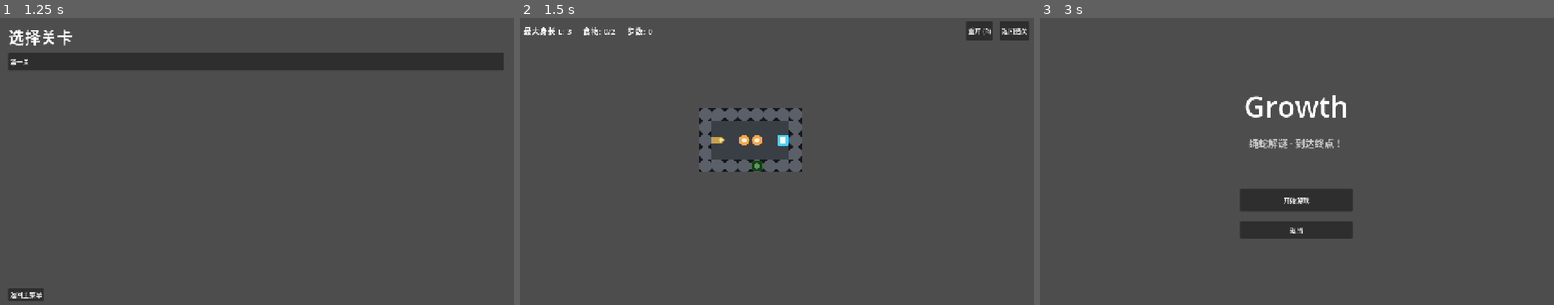
Above: before the commit, frames 1-3 (left to right).
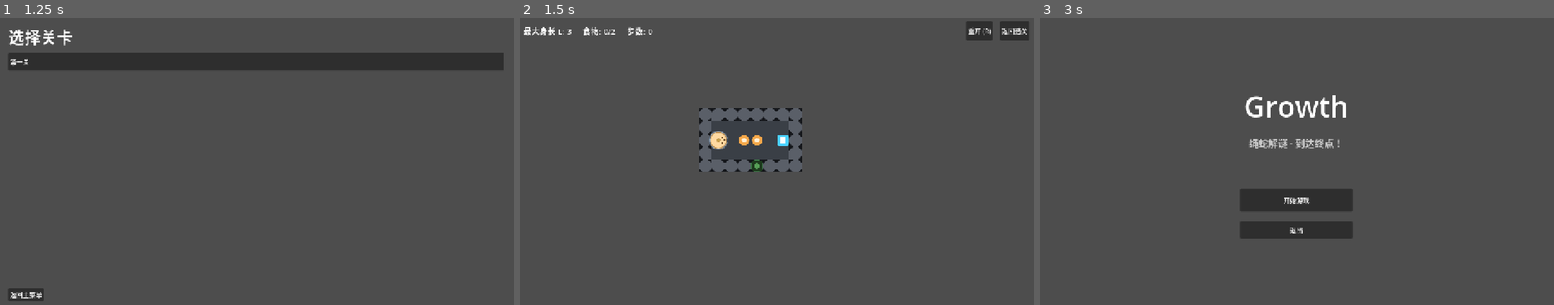
Above: after the commit, the same moments.

Repository: YICIYUAN-GAME-DEPARTMENT/Growth
Game: Godot game, scene res://Scenes/UI/MainMenu.tscn
The game is run twice, just before and just after one commit, with the same random seed, the same clock (stepped at 60 frames per second) and the same inputs.
Inputs:
- Up to frame 1 (1.25 s): click "开始游戏" at 0.5 s
- Up to frame 2 (1.5 s): click "第一关" at 1.25 s
- Up to frame 3 (3 s): click "返回选关" at 2 s; click "返回主菜单" at 2.75 s

Frame 1 is identical in both runs. In frame 2, 0.2% of the frame differs, in the area x 36-41%, y 39-46%; in frame 3, nothing differs.

Commit message:
feat(player visuals): 实现玩家视觉表现层改版
本次提交完成玩家视觉系统的全面改版，属于纯表现层修改，不影响玩法逻辑与数值判定：
1.  更新玩家头/尾Sprite贴图为大于单格的占位圆：头部为44×44人物圆、尾部为48×48机器圆，以纹理中心作为接口点对齐格中心
2.  扩展PlayerSnek瓦片图集，新增6~9号列的端点半截瓦，用于在头/尾格下实现管道平滑过渡
3.  修改玩家身体瓦片绘制逻辑，在头/尾格自动垫放对应方向的端点瓦，将管道连接到头/尾贴图下方
4.  调整PlayerFx节点层级，设置Head的z_index为1，实现起步/回到起点时头叠放在尾上的效果
5.  尾Sprite从开局即显示，不再仅在存在身段时隐藏
6.  更新全部相关文档、场景配置与工具脚本，同步修改开发规范与资产说明

Diff:
--- a/Art/Sprites/player_head.svg
+++ b/Art/Sprites/player_head.svg
@@ -1,5 +1,5 @@
-<svg width="32" height="32" xmlns="http://www.w3.org/2000/svg"><rect x="0" y="9" width="22" height="14" fill="#c8a24a"/>
-<polygon points="32,16 22,7 22,25" fill="#d9a441"/>
-<circle cx="24" cy="16" r="6.5" fill="#ffe08a"/>
-<circle cx="27" cy="12.5" r="1.6" fill="#6b4f1d"/>
-<circle cx="27" cy="19.5" r="1.6" fill="#6b4f1d"/></svg>
+<svg width="44" height="44" xmlns="http://www.w3.org/2000/svg"><circle cx="22" cy="22" r="20" fill="#ffd9a1" stroke="#b98a4a" stroke-width="2"/>
+<circle cx="22" cy="22" r="4.5" fill="#c8a24a" stroke="#b98a4a" stroke-width="1"/>
+<circle cx="32" cy="15" r="1.9" fill="#5a3a17"/>
+<circle cx="32" cy="29" r="1.9" fill="#5a3a17"/>
+<circle cx="37.6" cy="22" r="2.4" fill="#5a3a17"/></svg>
--- a/Art/Sprites/player_tail.svg
+++ b/Art/Sprites/player_tail.svg
@@ -1,3 +1,4 @@
-<svg width="32" height="32" xmlns="http://www.w3.org/2000/svg"><rect x="10" y="9" width="22" height="14" fill="#c8a24a"/>
-<polygon points="0,16 14,9 14,23" fill="#a3823f"/>
-<circle cx="15" cy="16" r="2" fill="#a3823f"/></svg>
+<svg width="48" height="48" xmlns="http://www.w3.org/2000/svg"><circle cx="24" cy="24" r="23" fill="#aab6c4" stroke="#5f6d7c" stroke-width="2"/>
+<circle cx="24" cy="24" r="13.8" stroke="#3f4a56" stroke-width="1.5"/>
+<circle cx="24" cy="24" r="5" fill="#c8a24a" stroke="#3f4a56" stroke-width="1"/>
+<rect x="42" y="20" width="6" height="8" fill="#3f4a56"/></svg>
--- a/Art/Tiles/PlayerSnek.tres
+++ b/Art/Tiles/PlayerSnek.tres
@@ -1,6 +1,6 @@
-[gd_resource type="TileSet" format=3]
+[gd_resource type="TileSet" format=3 uid="uid://p6tsn13h62ix"]
 
-[ext_resource type="Texture2D" path="res://Art/Tiles/player_snek.svg" id="1_4v8q2"]
+[ext_resource type="Texture2D" uid="uid://njllt5hqe5wx" path="res://Art/Tiles/player_snek.svg" id="1_4v8q2"]
 
 [sub_resource type="TileSetAtlasSource" id="TileSetAtlasSource_y4exn"]
 texture = ExtResource("1_4v8q2")
@@ -11,6 +11,10 @@
 3:0/0 = 0
 4:0/0 = 0
 5:0/0 = 0
+6:0/0 = 0
+7:0/0 = 0
+8:0/0 = 0
+9:0/0 = 0
 
 [resource]
 tile_size = Vector2i(32, 32)
--- a/Art/Tiles/player_snek.svg
+++ b/Art/Tiles/player_snek.svg
@@ -1,4 +1,4 @@
-<svg width="192" height="32" xmlns="http://www.w3.org/2000/svg"><rect x="0" y="9" width="16" height="14" fill="#c8a24a"/>
+<svg width="320" height="32" xmlns="http://www.w3.org/2000/svg"><rect x="0" y="9" width="16" height="14" fill="#c8a24a"/>
 <rect x="16" y="9" width="16" height="14" fill="#c8a24a"/>
 <rect x="41" y="0" width="14" height="16" fill="#c8a24a"/>
 <rect x="41" y="16" width="14" height="16" fill="#c8a24a"/>
@@ -13,4 +13,8 @@
 <rect x="137" y="9" width="14" height="14" fill="#c8a24a"/>
 <rect x="169" y="16" width="14" height="16" fill="#c8a24a"/>
 <rect x="176" y="9" width="16" height="14" fill="#c8a24a"/>
-<rect x="169" y="9" width="14" height="14" fill="#c8a24a"/></svg>
+<rect x="169" y="9" width="14" height="14" fill="#c8a24a"/>
+<rect x="208" y="9" width="16" height="14" fill="#c8a24a"/>
+<rect x="224" y="9" width="16" height="14" fill="#c8a24a"/>
+<rect x="265" y="16" width="14" height="16" fill="#c8a24a"/>
+<rect x="297" y="0" width="14" height="16" fill="#c8a24a"/></svg>
--- a/Scenes/Levels/LevelTemplate.tscn
+++ b/Scenes/Levels/LevelTemplate.tscn
@@ -33,6 +33,7 @@
 
 [node name="Head" type="Sprite2D" parent="World/PlayerFx" unique_id=1446686610]
 visible = false
+z_index = 1
 texture = ExtResource("6_mm6ix")
 
 [node name="Tail" type="Sprite2D" parent="World/PlayerFx" unique_id=576386316]
--- a/Scenes/Levels/Level_01_教学关1.tscn
+++ b/Scenes/Levels/Level_01_教学关1.tscn
@@ -34,6 +34,7 @@
 cell = Vector2i(18, 9)
 
 [node name="Mechanism" parent="World/EntityRoot" unique_id=774705862 instance=ExtResource("3_0fwhh")]
+z_index = 1
 position = Vector2(592, 368)
 cell = Vector2i(18, 11)
 
@@ -60,6 +61,7 @@
 
 [node name="Head" type="Sprite2D" parent="World/PlayerFx" unique_id=637901850]
 visible = false
+z_index = 1
 texture = ExtResource("14_27klx")
 
 [node name="Tail" type="Sprite2D" parent="World/PlayerFx" unique_id=63143469]
--- a/Scripts/Systems/Level.gd
+++ b/Scripts/Systems/Level.gd
@@ -10,8 +10,8 @@
 ##   │  ├─ Obstacles       (TileMapLayer)  涂障碍（每个被涂的格=不可走）
 ##   │  ├─ EntityRoot      (Node2D)   PlayerSpawn / Goal / Food ×N / Mechanism ×N
 ##   │  ├─ MechanismCells  (TileMapLayer)  机关生长体（运行时同步实际占格，含核心格）
-##   │  ├─ PlayerCells     (TileMapLayer)  玩家身体中段（运行时按 trail 同步）
-##   │  └─ PlayerFx        (Node2D)       Head/Tail 两个 Sprite（运行时驱动，容器须可见）
+##   │  ├─ PlayerCells     (TileMapLayer)  玩家管道中段 + 头/尾端点半截瓦（运行时按 trail 同步）
+##   │  └─ PlayerFx        (Node2D)       Head/Tail 两个 Sprite（Head z 高于 Tail，头可叠尾上）
 ##   ├─ LevelHUD           (instance)
 ##   └─ Cam                (Camera2D)  运行时不移动、不缩放；作者自己摆放
 ## 规则权威：[docs/design/功能需求文档.md]；数值 = 全局 Balance 基准，可被本关 *_override 覆盖。
@@ -64,11 +64,13 @@
 ## 每套只有 1 个 terrain（terrain_set=0, terrain=0）；运行期用 _paint_auto 按格集
 ## 几何直写 4 角掩码瓦片（确定性贴边，绝不外扩）。
 ## 玩家视觉：
-##   · PlayerCells 只画"前后都有格子的中间身体格"（PlayerSnek.tres row0 电线连接件：
-##     0=横直 1=竖直 2=弯NE 3=弯NW 4=弯SW 5=弯SE）——每一格连接前一个格与后一个格，
-##     相邻瓦片拼成连续"电线"。
-##   · 头/尾是独立 Sprite 贴图（非瓦片）：头 Sprite 位于 head 格、朝行进方向旋转；
-##     尾 Sprite 固定在出生点 S 格。二者挂在 World/PlayerFx 下，贴图由场景直接绑定。
+##   · PlayerCells 画身体"管道"（PlayerSnek.tres row0）：
+##     · 中间格（前后都有格）用连接件 0=横直 1=竖直 2=弯NE 3=弯NW 4=弯SW 5=弯SE，
+##       每格连接前格与后格，相邻瓦片拼成连续管道；
+##     · 头格/尾格垫"端点"半截瓦 6=E 7=W 8=S 9=N（中心→边），把管道接进头/尾底下。
+##   · 头/尾是独立 Sprite 贴图（非瓦片，画布可大于单格）：头位于 head 格、朝行进方向
+##     旋转；尾固定在出生点 S 格（起步即显示）。Head 在场景里 z_index=1，起步/回到
+##     起点（n=1）时"头叠放在尾之上"。二者挂在 World/PlayerFx 下，贴图由场景直接绑定。
 const TILE_SOURCE := 0
 
 @onready var _ground: TileMapLayer = $World/Ground
@@ -264,13 +266,20 @@
 
 
 ## 同步玩家视觉：
-## 身体只在"前后都有格子的中间格"画电线连接瓦片（连前一个格与后一个格）；
-## 头/尾为独立 Sprite，跟随 head / 出生点 S，按方向旋转，不占瓦片。
+## 身体中段只画"前后都有格子的中间格"管道连接件（连前一个格与后一个格）；
+## 头/尾格各垫一块"端点"半截瓦（中心→邻边，col6..9），把管道接进头/尾底部——
+## 端点瓦先于 PlayerFx 绘制，被头/尾贴图盖住的部分形成"管道从贴图底下接入"。
+## 头/尾为独立 Sprite（可大于单格），跟随 head / 出生点 S，按方向旋转，不占瓦片。
 func _sync_player_layer() -> void:
 	_player_cells.clear()
 	var n := trail.size()
 	for i in range(1, n - 1):
 		_player_cells.set_cell(trail[i], TILE_SOURCE, _body_connector(i))
+	if n > 1:
+		# 尾格（起点 S）：半截瓦指向身体延伸方向
+		_player_cells.set_cell(trail[0], TILE_SOURCE, _endpoint_col(trail[1] - trail[0]))
+		# 头格：半截瓦指向"身后那格"（进入该格的方向）
+		_player_cells.set_cell(trail[n - 1], TILE_SOURCE, _endpoint_col(trail[n - 1] - trail[n - 2]))
 	_update_end_sprites(n)
 
 
@@ -283,18 +292,27 @@
 	return Vector2i(_corner_col(a, b), 0)
 
 
+## 端点半截瓦列号：由"邻格 - 本格"定方向（6=E 7=W 8=S 9=N，与 GenSnek 图集一致）
+func _endpoint_col(d: Vector2i) -> Vector2i:
+	match d:
+		Vector2i.RIGHT: return Vector2i(6, 0)
+		Vector2i.LEFT: return Vector2i(7, 0)
+		Vector2i.DOWN: return Vector2i(8, 0)
+	return Vector2i(9, 0)   # UP
+
+
 func _update_end_sprites(n: int) -> void:
 	# 头：位于 head 格，朝向"进入该格的方向"（未移动时默认朝右）
 	_head_sprite.visible = n > 0
 	var face := trail[n - 1] - trail[n - 2] if n > 1 else Vector2i.RIGHT
 	_head_sprite.position = GridMetrics.cell_center(trail[n - 1])
 	_head_sprite.rotation = Vector2(face).angle()
-	# 尾：固定在出生点 S，朝向"身体延伸方向"；仅当存在"身段"时才显示
-	_tail_sprite.visible = n > 1
-	if n > 1:
-		var out_dir := trail[1] - trail[0]
-		_tail_sprite.position = GridMetrics.cell_center(trail[0])
-		_tail_sprite.rotation = Vector2(out_dir).angle()
+	# 尾（机器）：固定在出生点 S，从开局（n=1）就显示——起步/回到起点时头叠放在其上；
+	# 朝向"身体延伸方向"，n=1 无身段时默认朝右。
+	_tail_sprite.visible = n > 0
+	var out_dir := trail[1] - trail[0] if n > 1 else Vector2i.RIGHT
+	_tail_sprite.position = GridMetrics.cell_center(trail[0])
+	_tail_sprite.rotation = Vector2(out_dir).angle()
 
 
 ## 弯角瓦片列号：按入口边与出口边围出的外侧拐角（b - a）定 4 种朝向
--- a/tools/GenSnek.gd
+++ b/tools/GenSnek.gd
@@ -3,14 +3,18 @@
 ## GenSnek — 生成玩家视觉资产
 ## ----------------------------------------------------------------------------
 ## 产出（布局固定，替换美术时保持即可）：
-##   Art/Tiles/player_snek.svg（192×32，只有 row0）：
+##   Art/Tiles/player_snek.svg（320×32，只有 row0）：
 ##     身体连接件（瓦片）：0=横直 1=竖直 2=弯NE 3=弯NW 4=弯SW 5=弯SE
-##     每个连接件 = 从本格中心到"相邻格"边的电线带身（宽 14），
-##     中段身体只画前后都有格子的格，因此相邻瓦片拼起来是连续"电线"。
-##   Art/Sprites/player_head.svg（32×32，头，基准朝右；运行时按行进方向旋转）
-##   Art/Sprites/player_tail.svg（32×32，尾，连接端朝右/尖端朝左；运行时按方向旋转）
-## 注意：头/尾是 Sprite2D 按纹理中心定位，画布必须是单格 32×32；
-##       若沿用 192×32 图集画布，美术会整体左移 80px（视觉上"不在格子上"）。
+##       每个连接件 = 从本格中心到相邻格边的电线带身（宽 14），中段身体只画
+##       "前后都有格子"的格，相邻瓦片拼起来是连续"管道"。
+##     端点瓦片（col 6..9，中心→边 半截带身）：
+##       6=E 7=W 8=S 9=N —— 垫在头/尾所在格底下，把管道平滑接进头/尾底部。
+##   Art/Sprites/player_head.svg（44×44，人物占位圆，无内嵌带身；基准朝右）
+##   Art/Sprites/player_tail.svg（48×48，机器占位圆，无内嵌带身；接端朝右）
+## 注意：头/尾是 Sprite2D 按纹理中心定位，接口点（默认=纹理中心）对齐格中心；
+##       画布可大于单格（纹理中心=格中心即居中溢出）。若正式美术的接口点不在
+##       纹理中心，用 Sprite2D 的 offset 属性把接口点挪到格中心（旋转绕该点）。
+##       不要再在头/尾贴图内画接线带身——带身已收敛为 PlayerSnek 端点瓦片。
 ## 运行：godot --headless res://tools/GenSnek.tscn            （生成 svg）
 ##       godot --headless --import
 ##       godot --headless res://tools/GenSnek.tscn -- --tres-only
@@ -21,13 +25,21 @@
 const TAIL_SVG := "res://Art/Sprites/player_tail.svg"
 const TRES_OUT := "res://Art/Tiles/PlayerSnek.tres"
 const CELL := 32
-const HW := 7  # 电线半宽（总宽 14）
+const HW := 7  # 管道半宽（总宽 14）
 
 const COL_BODY := "#c8a24a"
-const COL_HEAD := "#ffe08a"
-const COL_NOSE := "#d9a441"
-const COL_TAIL := "#a3823f"
-const COL_EYE := "#6b4f1d"
+const COL_HEAD_FILL := "#ffd9a1"
+const COL_HEAD_STROKE := "#b98a4a"
+const COL_FACE := "#5a3a17"
+const COL_MACH_FILL := "#aab6c4"
+const COL_MACH_STROKE := "#5f6d7c"
+const COL_MACH_DARK := "#3f4a56"
+
+# 头/尾占位画布尺寸（> 单格：圆把本格内的端点带身压在底下，管道从圆缘下接入）
+const HEAD_PX := 44
+const HEAD_R := 20.0
+const TAIL_PX := 48
+const TAIL_R := 23.0
 
 const E := Vector2i.RIGHT
 const S := Vector2i.DOWN
@@ -45,15 +57,14 @@
 		print("已生成 ", TRES_OUT)
 		get_tree().quit(0)
 		return
-	_write_svg(TILE_SVG, _body_svg(), CELL * 6, CELL)
-	_write_svg(HEAD_SVG, _head_svg())
-	_write_svg(TAIL_SVG, _tail_svg())
+	_write_svg(TILE_SVG, _body_svg(), CELL * 10, CELL)
+	_write_svg(HEAD_SVG, _head_svg(), HEAD_PX, HEAD_PX)
+	_write_svg(TAIL_SVG, _tail_svg(), TAIL_PX, TAIL_PX)
 	print("已生成 player_snek.svg / player_head.svg / player_tail.svg")
 	get_tree().quit(0)
 
 
-## 头/尾默认 32×32 单格画布（Sprite2D 按纹理中心定位）；身体图集显式传 192×32。
-func _write_svg(path: String, inner: String, w: int = CELL, h: int = CELL) -> void:
+func _write_svg(path: String, inner: String, w: int, h: int) -> void:
 	var f := FileAccess.open(path, FileAccess.WRITE)
 	if f == null:
 		push_error("无法写文件: " + path)
@@ -64,7 +75,7 @@
 	f.close()
 
 
-# ── 身体连接件瓦片（row0：直2 + 弯4）───────────────────────────────
+# ── 身体管道瓦片（row0：直2 + 弯4 + 端点4）────────────────────────
 func _body_svg() -> String:
 	var sb := PackedStringArray()
 	_bar_cell(sb, 0, W, E)  # 横直
@@ -73,10 +84,15 @@
 	_bar_cell(sb, 3, N, W)  # 弯NW
 	_bar_cell(sb, 4, S, W)  # 弯SW
 	_bar_cell(sb, 5, S, E)  # 弯SE
+	# 端点半截瓦：只从格中心连向邻边，垫在头/尾底下（6=E 7=W 8=S 9=N）
+	_endpoint_cell(sb, 6, E)
+	_endpoint_cell(sb, 7, W)
+	_endpoint_cell(sb, 8, S)
+	_endpoint_cell(sb, 9, N)
 	return "\n".join(sb)
 
 
-## 一格内画若干条"中心→边"电线带身；两条相对 => 贯通整格；两条垂直 => 直角弯
+## 一格内画若干条"中心→边"管道带身；两条相对 => 贯通整格；两条垂直 => 直角弯
 func _bar_cell(sb: PackedStringArray, col: int, d1: Vector2i, d2: Vector2i) -> void:
 	var ox := col * CELL
 	var on_edge: bool = d1.x + d2.x == 0 and d1.y + d2.y == 0
@@ -90,6 +106,11 @@
 	_rect(sb, ox, 0, 16 - HW, 16 - HW, HW * 2, HW * 2, COL_BODY)
 
 
+## 单条"中心→边缘"的半截带身（端点瓦片）
+func _endpoint_cell(sb: PackedStringArray, col: int, d: Vector2i) -> void:
+	_bar(sb, col * CELL, d)
+
+
 ## 一条"中心→边缘"的带身（从边缘中点内伸 16px 到中心，宽 14）
 func _bar(sb: PackedStringArray, ox: int, d: Vector2i) -> void:
 	if d.x != 0:
@@ -100,37 +121,53 @@
 		_rect(sb, ox, 0, 16 - HW, y0, HW * 2, 16, COL_BODY)
 
 
-# ── 头（基准朝右）：左侧与身体连续，右端是头 ─────────────────────
+# ── 头（人物占位圆，基准朝右 = 行进方向；接口点=圆心=格中心）────────
 func _head_svg() -> String:
+	var c := HEAD_PX * 0.5
 	var sb := PackedStringArray()
-	# 与上一格电线相接的带身（伸到左边缘）
-	_rect(sb, 0, 0, 0, 16 - HW, 22, HW * 2, COL_BODY)
-	# 鼻子（朝右箭头）
-	sb.append("<polygon points=\"32,16 22,7 22,25\" fill=\"%s\"/>" % COL_NOSE)
-	# 头脸（盖在带身上）
-	sb.append("<circle cx=\"24\" cy=\"16\" r=\"6.5\" fill=\"%s\"/>" % COL_HEAD)
-	# 眼睛
-	sb.append("<circle cx=\"27\" cy=\"12.5\" r=\"1.6\" fill=\"%s\"/>" % COL_EYE)
-	sb.append("<circle cx=\"27\" cy=\"19.5\" r=\"1.6\" fill=\"%s\"/>" % COL_EYE)
+	# 金色圆形"人"
+	_circle(sb, c, c, HEAD_R, COL_HEAD_FILL, COL_HEAD_STROKE, 2.0)
+	# 中心接口点（管道在此接入圆下，占位提示）
+	_circle(sb, c, c, 4.5, COL_BODY, COL_HEAD_STROKE, 1.0)
+	# 面朝 +x（眼睛在行进侧）
+	_circle(sb, c + HEAD_R * 0.5, c - 7.0, 1.9, COL_FACE, "", 0.0)
+	_circle(sb, c + HEAD_R * 0.5, c + 7.0, 1.9, COL_FACE, "", 0.0)
+	_circle(sb, c + HEAD_R * 0.78, c, 2.4, COL_FACE, "", 0.0)
 	return "\n".join(sb)
 
 
-# ── 尾（连接端朝右、自由端在左）：右侧连身体，左侧收尖 ─────────────
+# ── 尾（机器占位圆，接端朝右；接口点=圆心=格中心）───────────────────
 func _tail_svg() -> String:
+	var c := TAIL_PX * 0.5
 	var sb := PackedStringArray()
-	# 与身体相接的带身（伸到右边缘）
-	_rect(sb, 0, 0, 10, 16 - HW, 22, HW * 2, COL_BODY)
-	# 自由端收尖（指向左侧/远离身体）
-	sb.append("<polygon points=\"0,16 14,9 14,23\" fill=\"%s\"/>" % COL_TAIL)
-	# 尾尖描边点（小圆润）
-	sb.append("<circle cx=\"15\" cy=\"16\" r=\"2\" fill=\"%s\"/>" % COL_TAIL)
+	# 钢灰机器圆 + 外圈
+	_circle(sb, c, c, TAIL_R, COL_MACH_FILL, COL_MACH_STROKE, 2.0)
+	_circle(sb, c, c, TAIL_R * 0.6, "", COL_MACH_DARK, 1.5)
+	# 中心接口点（管道接入处）
+	_circle(sb, c, c, 5.0, COL_BODY, COL_MACH_DARK, 1.0)
+	# 接端凸嘴朝右（= 身体方向基准）
+	_rect(sb, 0, 0, TAIL_PX - 6, c - 4, 6, 8, COL_MACH_DARK)
 	return "\n".join(sb)
+
+
+func _circle(sb: PackedStringArray, cx: float, cy: float, r: float,
+		fill: String, stroke: String, sw: float) -> void:
+	var s := "<circle cx=\"%s\" cy=\"%s\" r=\"%s\"" % [fnum(cx), fnum(cy), fnum(r)]
+	if fill != "":
+		s += " fill=\"%s\"" % fill
+	if stroke != "":
+		s += " stroke=\"%s\" stroke-width=\"%s\"" % [stroke, fnum(sw)]
+	sb.append(s + "/>")
 
 
 func _rect(sb: PackedStringArray, ox: int, _oy: int, x: float, y: float, w: float, h: float, color: String) -> void:
 	sb.append("<rect x=\"%s\" y=\"%s\" width=\"%s\" height=\"%s\" fill=\"%s\"/>"
 			% [str(ox + x).trim_suffix(".0"), str(y).trim_suffix(".0"),
 				str(w).trim_suffix(".0"), str(h).trim_suffix(".0"), color])
+
+
+func fnum(v: float) -> String:
+	return str(v).trim_suffix(".0")
 
 
 # ── 瓦片集 .tres ──────────────────────────────────────────────────────
@@ -140,7 +177,7 @@
 	var src := TileSetAtlasSource.new()
 	src.texture = load(TILE_SVG)
 	src.texture_region_size = Vector2i(32, 32)
-	for col in 6:
+	for col in 10:
 		src.create_tile(Vector2i(col, 0))
 	ts.add_source(src, 0)
 	var err := ResourceSaver.save(ts, TRES_OUT)
Not shown: 1 places in Scenes/Levels/Level_01_教学关1.tscn that only renumber resources
Not shown, changed: docs/agents/skills/godot-tooling.md
Not shown, changed: docs/architecture/架构说明.md
Not shown, changed: docs/design/功能需求文档.md
Not shown, changed: docs/design/玩法说明.md
Not shown, changed: docs/development/关卡制作指南.md
Not shown, changed: docs/开发文档.md
